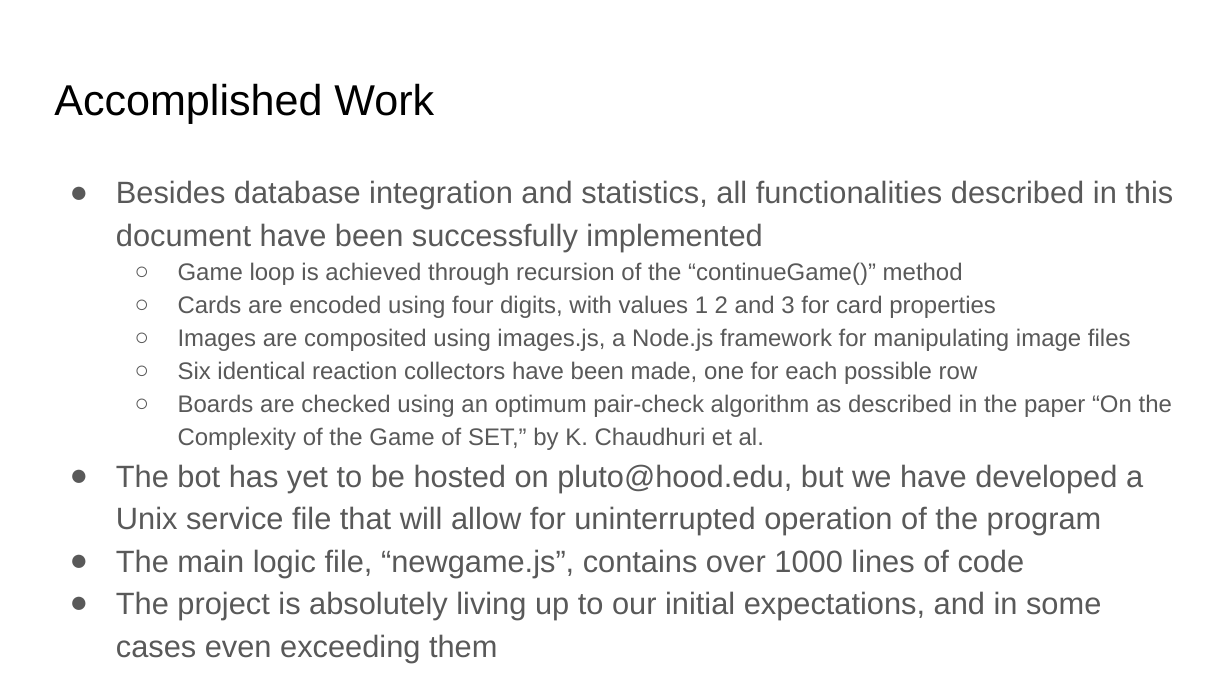
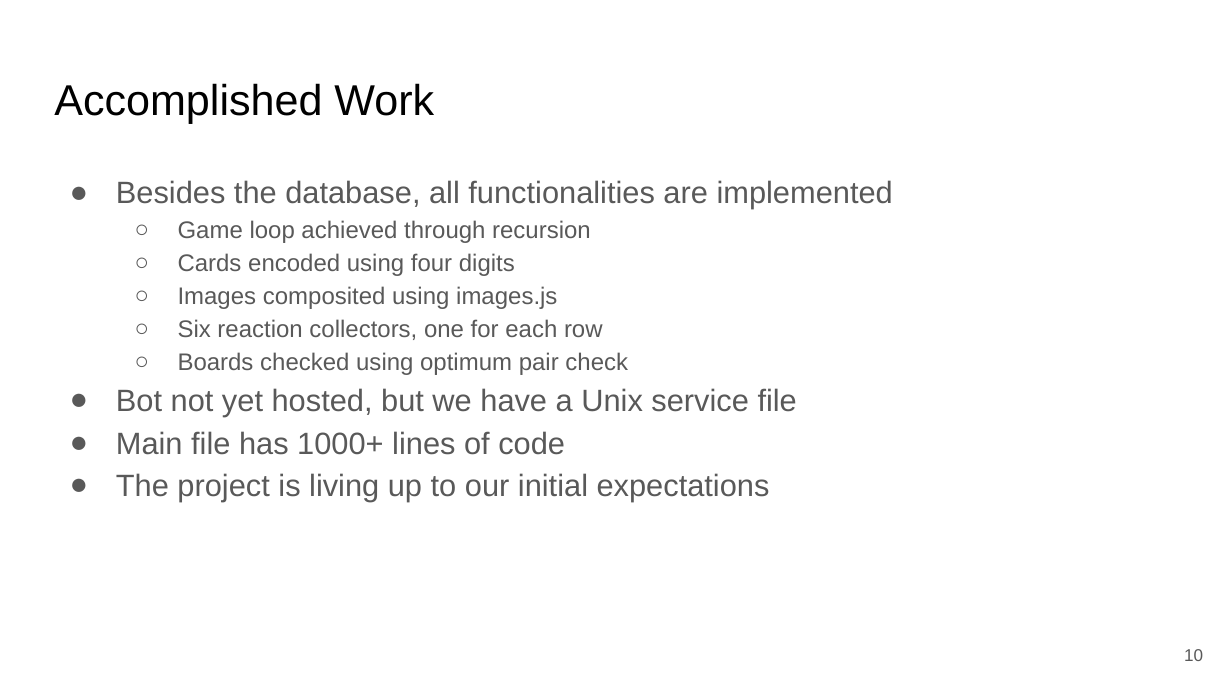
Before and after one commit to alex-algazi/setbot, a slide deck: slide 10 of Midterm Presentation/Midterm Presentation.pptx (slide 14 before the commit). Drawn at 1232x693 pixels with LibreOffice and Linux fonts; fonts in the diff are those of the drawing. Boxes give left, top, right and bottom in pixels: in the first picture for what was removed or moved away, otherwise in the second. Text is boxed around its words. In the diff, an @@ line names an element or a change of style, - is before the commit and + after.

```diff
--- a/Midterm Presentation/Midterm Presentation.pptx
+++ b/Midterm Presentation/Midterm Presentation.pptx
@@ text at [116, 180, 893, 502]: text changed; size 14 to 18 pt @@
-● Besides database integration and statistics, all functionalities described in this document have been successfully implemented
-  ○ Game loop is achieved through recursion of the “continueGame()” method
-  ○ Cards are encoded using four digits, with values 1 2 and 3 for card properties
-  ○ Images are composited using images.js, a Node.js framework for manipulating image files
-  ○ Six identical reaction collectors have been made, one for each possible row
-  ○ Boards are checked using an optimum pair-check algorithm as described in the paper “On the Complexity of the Game of SET,” by K. Chaudhuri et al.
-● The bot has yet to be hosted on pluto@hood.edu, but we have developed a Unix service file that will allow for uninterrupted operation of the program
-● The main logic file, “newgame.js”, contains over 1000 lines of code
-● The project is absolutely living up to our initial expectations, and in some cases even exceeding them
+● Besides the database, all functionalities are implemented
+  ○ Game loop achieved through recursion
+  ○ Cards encoded using four digits
+  ○ Images composited using images.js
+  ○ Six reaction collectors, one for each row
+  ○ Boards checked using optimum pair check
+● Bot not yet hosted, but we have a Unix service file
+● Main file has 1000+ lines of code
+● The project is living up to our initial expectations
@@ page number added at [1184, 649, 1203, 661], 10 pt, text #595959 @@
+10
```
Also in this commit, not shown: 13 other slides changed, 2 slides added, 6 slides removed, 1 other file.
